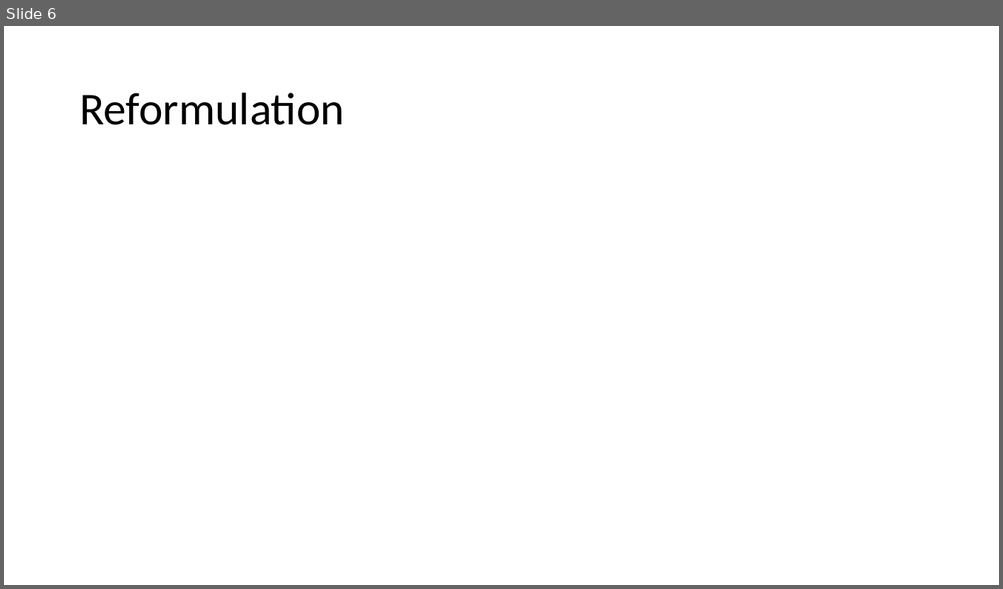
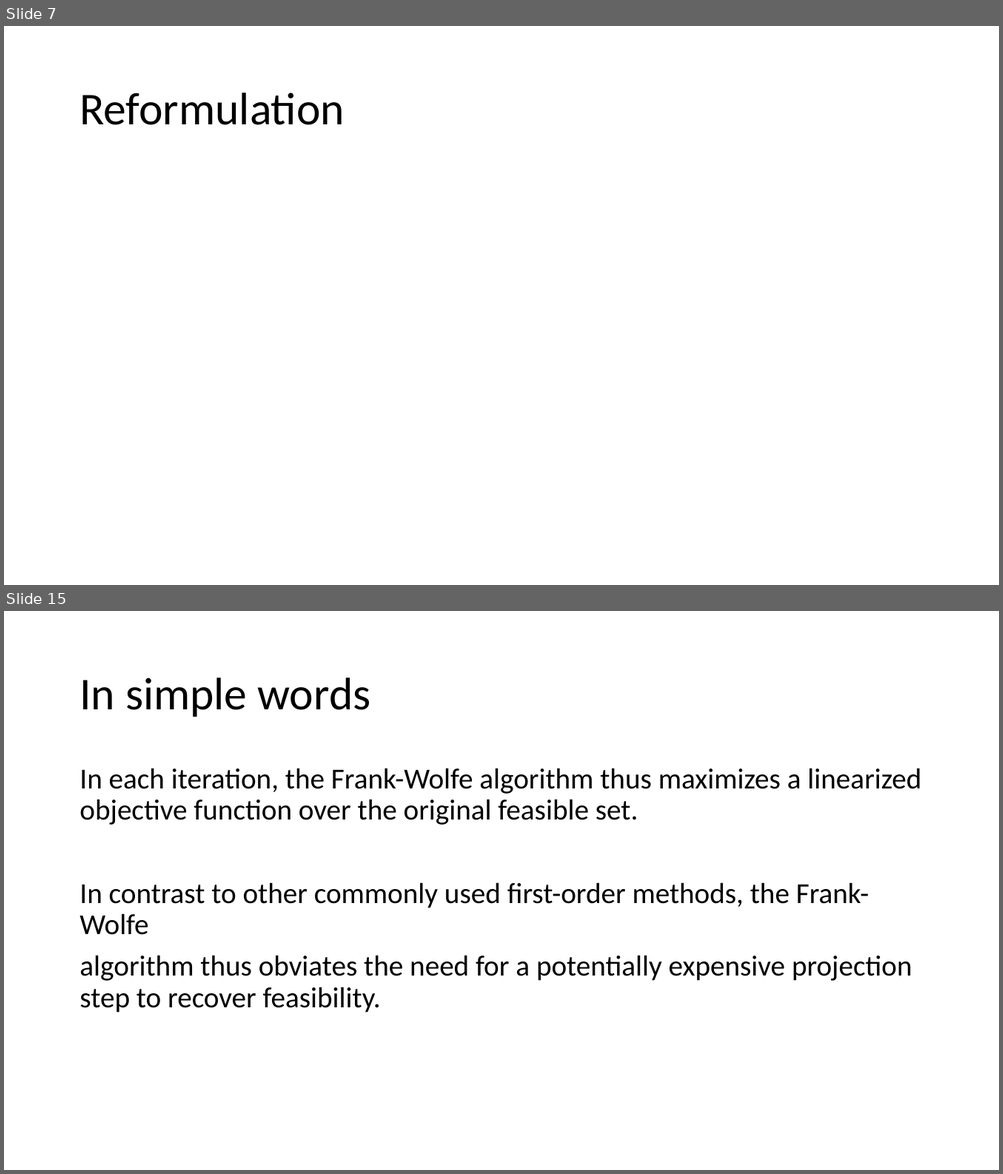
Before and after one commit to OriMeiraz/OptimizationProject, a slide deck: presentation.pptx. Shown one above the other, each under a label of ours: slide 6 before the commit, slides 7 and 15 after it; the slides between them are not shown. The pictures are 1003x589 and 1003x1174 pixels, drawn with LibreOffice and Linux fonts; fonts in the diff are those of the drawing; grey boxes stand for pictures. Boxes give left, top, right and bottom in pixels: in the first picture for what was removed or moved away, otherwise in the second. Text is boxed around its words. In the diff, an @@ line names an element or a change of style, - is before the commit and + after.

```diff
--- a/presentation.pptx
+++ b/presentation.pptx
@@ slide 15 added at <box>4,611,999,1170</box>, background #FFFFFF @@
@@ title added at <box>79,678,370,717</box>, 44 pt, text #000000 @@
+In simple words
@@ text added at <box>79,768,921,1013</box>, 28 pt, text #000000 @@
+In each iteration, the Frank-Wolfe algorithm thus maximizes a linearized objective function over the original feasible set.
+In contrast to other commonly used first-order methods, the Frank-Wolfe
+algorithm thus obviates the need for a potentially expensive projection step to recover feasibility.
@@ what was slide 6 is now slide 7 @@
```
Also in this commit, not shown: 11 other slides added.
